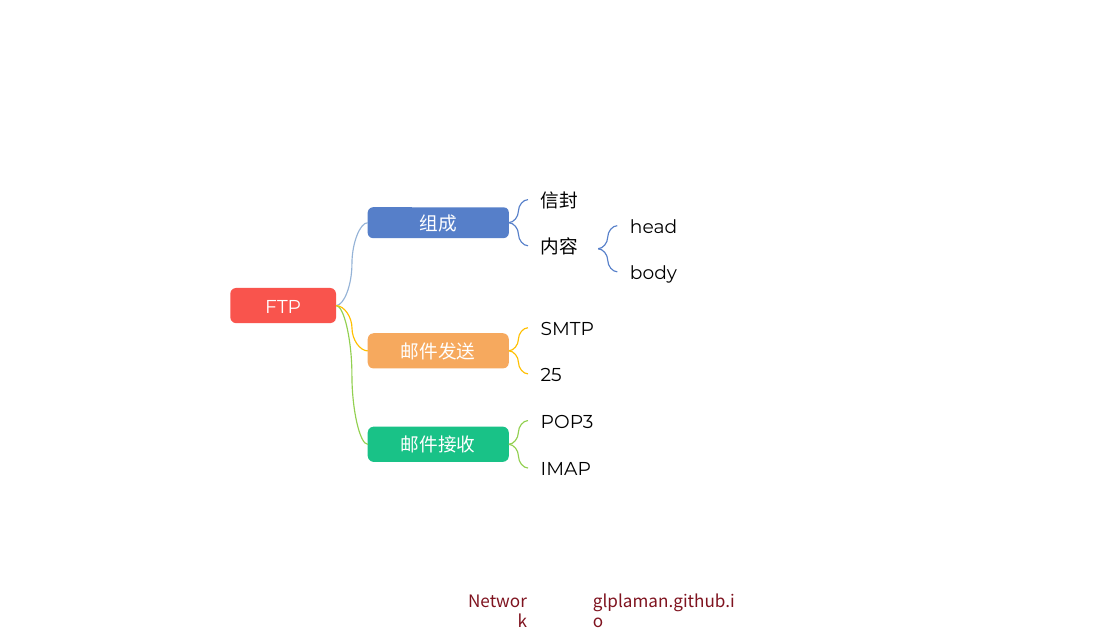
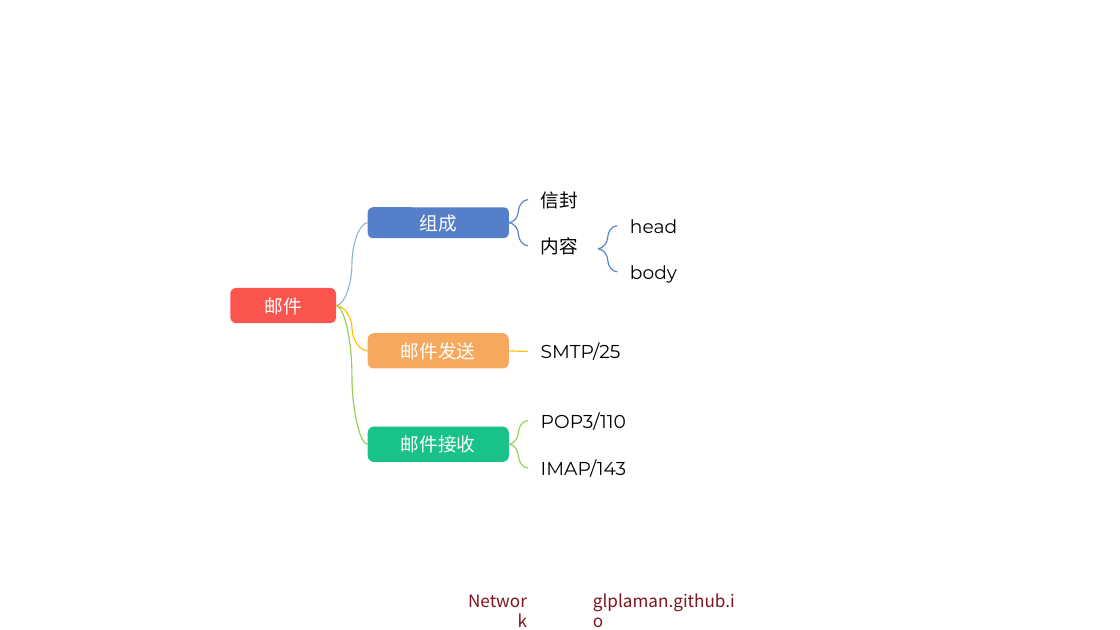
Before and after one commit to glplaman/glplaman.github.io, a slide deck: slide 121 of network/ppt/chap6.pptx (slide 120 before the commit). Drawn at 1120x630 pixels with LibreOffice and Linux fonts; fonts in the diff are those of the drawing; background and template pictures are left out. Boxes give left, top, right and bottom in pixels: in the first picture for what was removed or moved away, otherwise in the second. Text is boxed around its words. In the diff, an @@ line names an element or a change of style, - is before the commit and + after.

```diff
--- a/network/ppt/chap6.pptx
+++ b/network/ppt/chap6.pptx
@@ text in rounded rectangle at box(264, 297, 301, 315): text changed @@
-FTP
+邮件
@@ curved line removed from (508, 351) to (528, 328) @@
@@ curved line removed from (528, 374) to (508, 351) @@
@@ line added from (508, 351) to (528, 352), #FFC000 0.75 pt @@
@@ text at box(541, 342, 621, 360): text changed @@
-SMTP
+SMTP/25
@@ text removed at box(541, 368, 562, 381) @@
-25
@@ text at box(541, 412, 626, 430): text changed @@
-POP3
+POP3/110
@@ text at box(541, 459, 626, 477): text changed @@
-IMAP
+IMAP/143
```
Also in this commit, not shown: 1 slide added, 2 other files.
